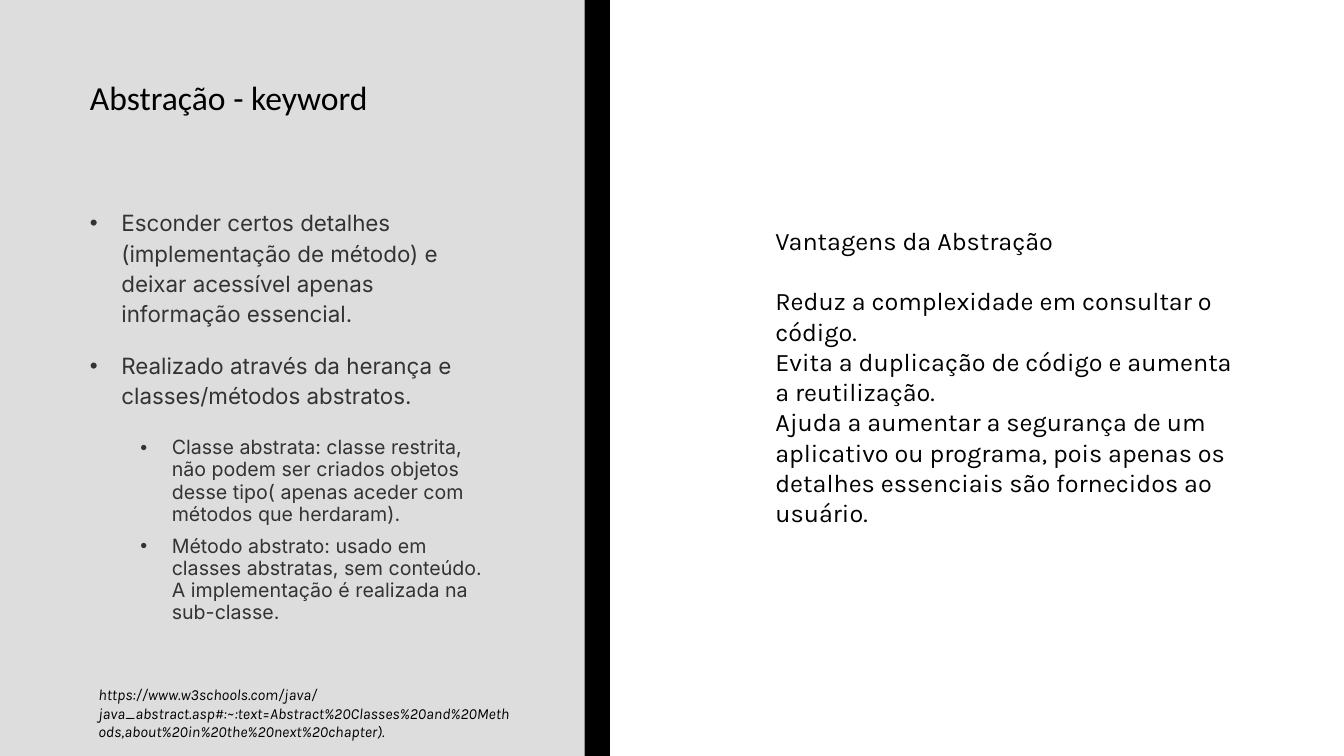
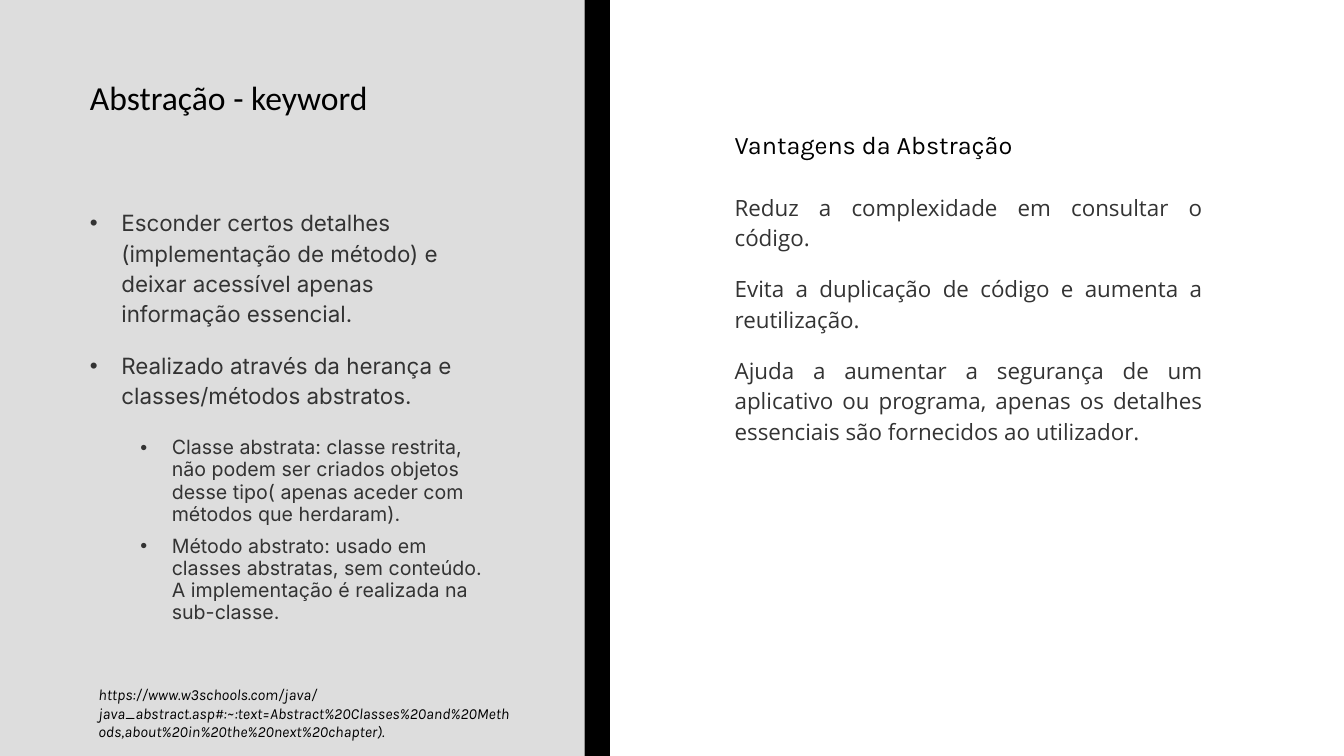
Before and after one commit to wlgomes/upskill-nov22, a slide deck: slide 5 of UPSKILL - AutoestudoS1_valentimgomes.pptx. Drawn at 1344x756 pixels with LibreOffice and Linux fonts; fonts in the diff are those of the drawing. Boxes give left, top, right and bottom in pixels: in the first picture for what was removed or moved away, otherwise in the second. Text is boxed around its words. In the diff, an @@ line names an element or a change of style, - is before the commit and + after.

```diff
--- a/UPSKILL - AutoestudoS1_valentimgomes.pptx
+++ b/UPSKILL - AutoestudoS1_valentimgomes.pptx
@@ text "Vantagens da Abstração": place and size @@
-text "Vantagens da Abstração" at <box>775,232,1231,523</box>
+text "Vantagens da Abstração" at <box>735,136,1203,441</box>
@@ text at <box>735,199,1203,333</box>: size 18 to 16 pt, font Karla to Open Sans, text colour #000000 to #333333 in "Reduz a complexidade em consultar o código.", "Evita a duplicação de código e aumenta ..."; alignment left to justified; line spacing 1 to 1.13; more space between paragraphs @@
@@ text at <box>735,362,1203,441</box>: text changed; size 18 to 16 pt; font Karla to Open Sans; text colour #000000 to #333333 @@
-Ajuda a aumentar a segurança de um aplicativo ou programa, pois apenas os detalhes essenciais são fornecidos ao usuário.
+Ajuda a aumentar a segurança de um aplicativo ou programa, apenas os detalhes essenciais são fornecidos ao utilizador.
```
Also in this commit, not shown: 4 other slides changed, 1 slide added, 3 other files.
